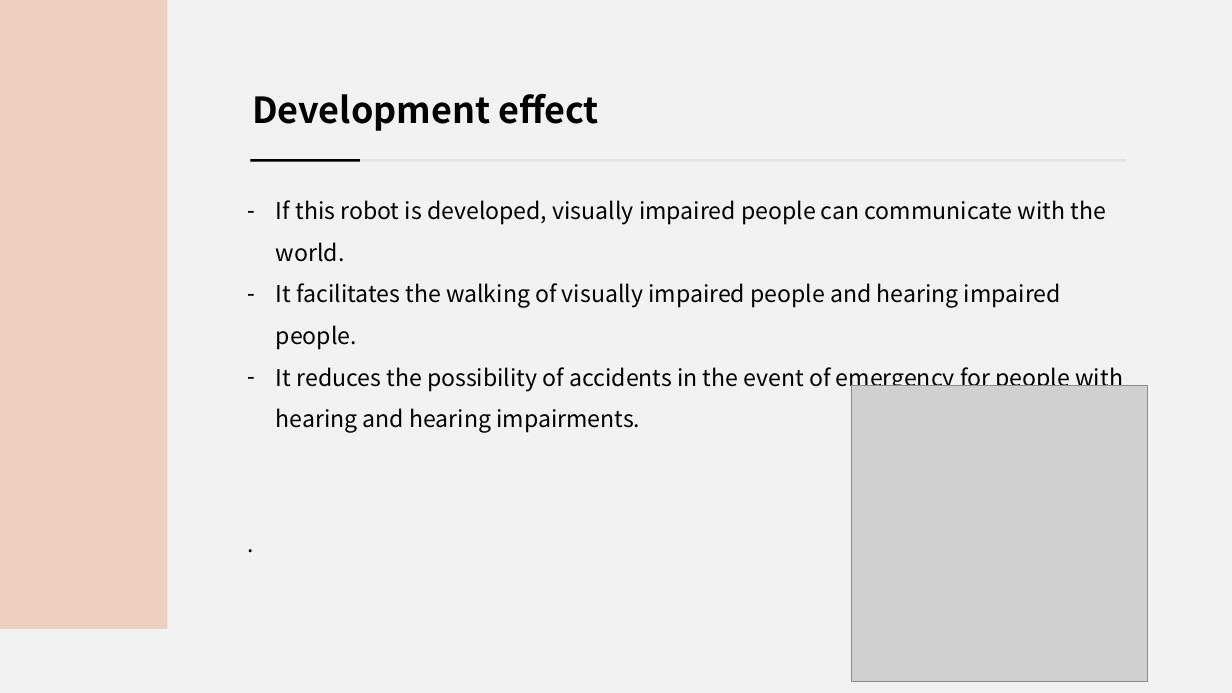
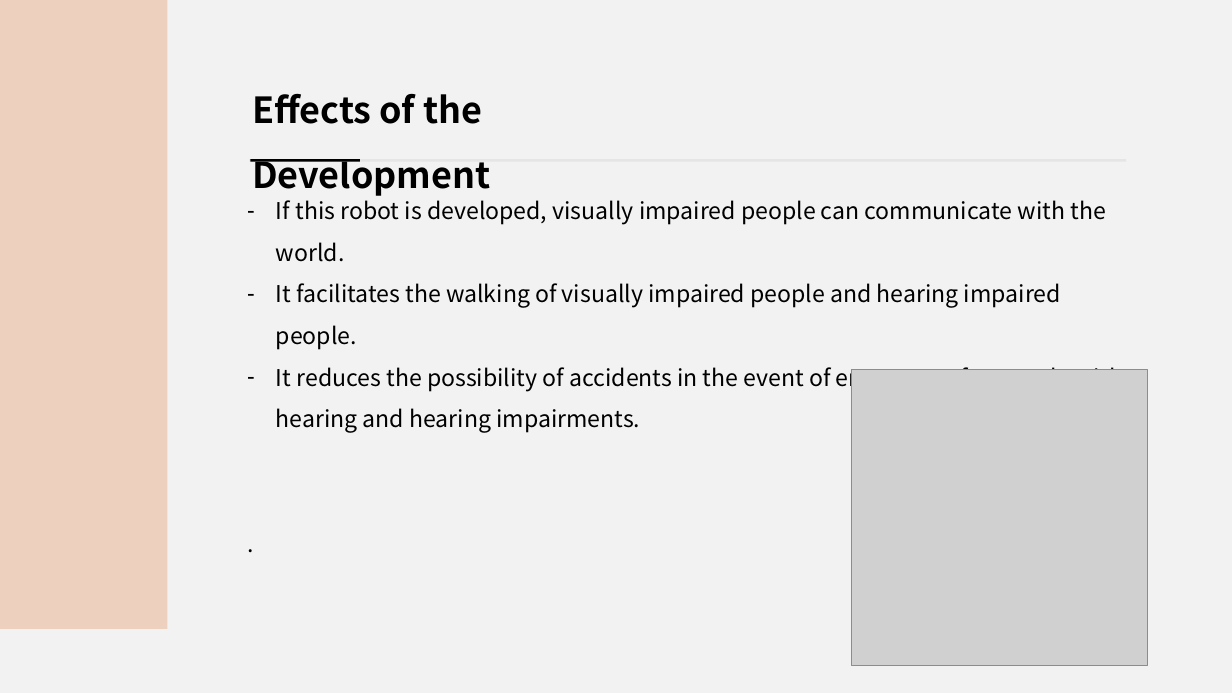
Before and after one commit to jsotouto/ICARUS, a slide deck: slide 4 of ICARUS 최종(일껄).pptx (slide 10 before the commit). Drawn at 1232x693 pixels with LibreOffice and Linux fonts; fonts in the diff are those of the drawing; grey boxes stand for pictures. Boxes give left, top, right and bottom in pixels: in the first picture for what was removed or moved away, otherwise in the second. Text is boxed around its words. In the diff, an @@ line names an element or a change of style, - is before the commit and + after.

```diff
--- a/ICARUS 최종(일껄).pptx
+++ b/ICARUS 최종(일껄).pptx
@@ text at bbox=[252, 94, 490, 196]: text changed @@
-Development effect
+Effects of the Development
@@ picture: place and size @@
-picture at bbox=[851, 385, 1148, 682]
+picture at bbox=[851, 370, 1148, 666]
```
Also in this commit, not shown: 17 other slides changed, 2 slides added, 3 slides removed, 2 other files.
